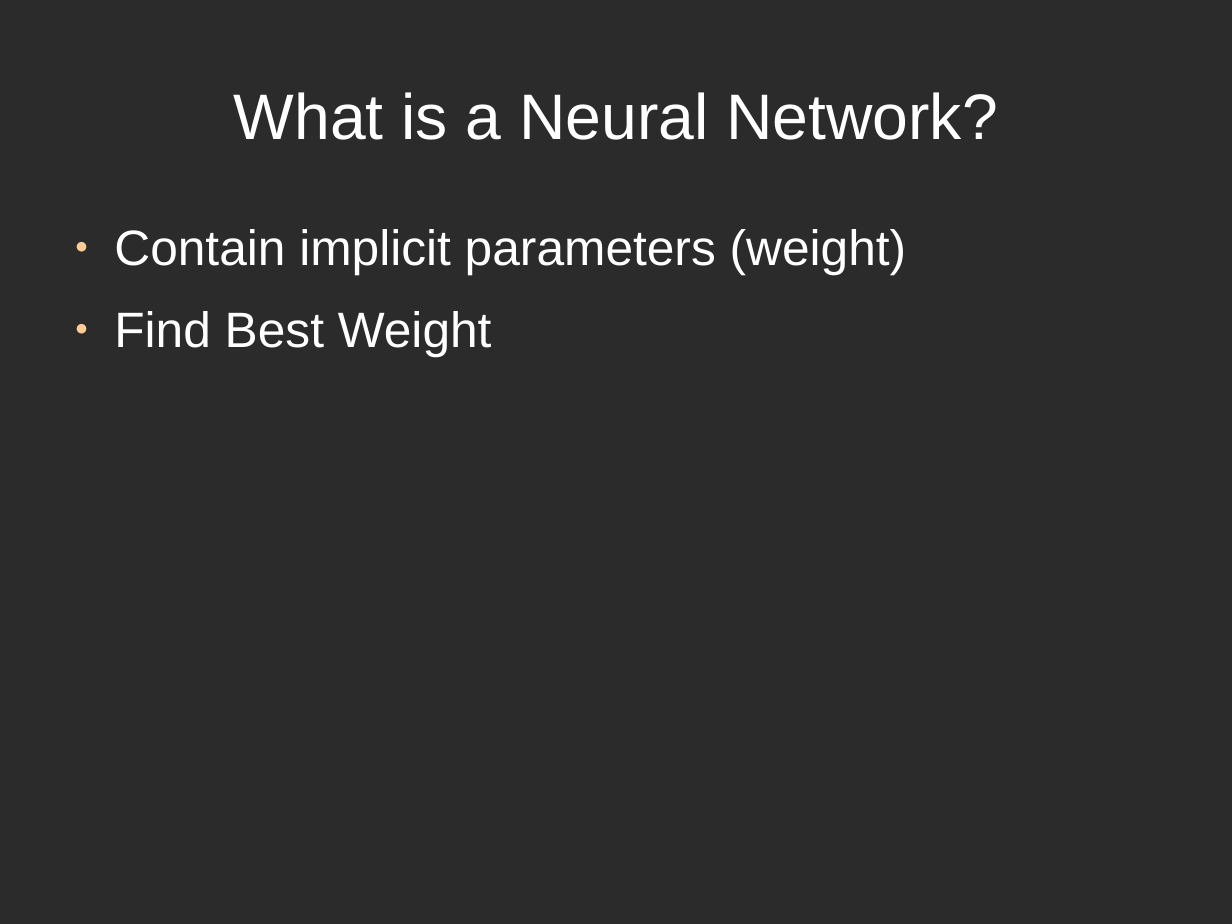
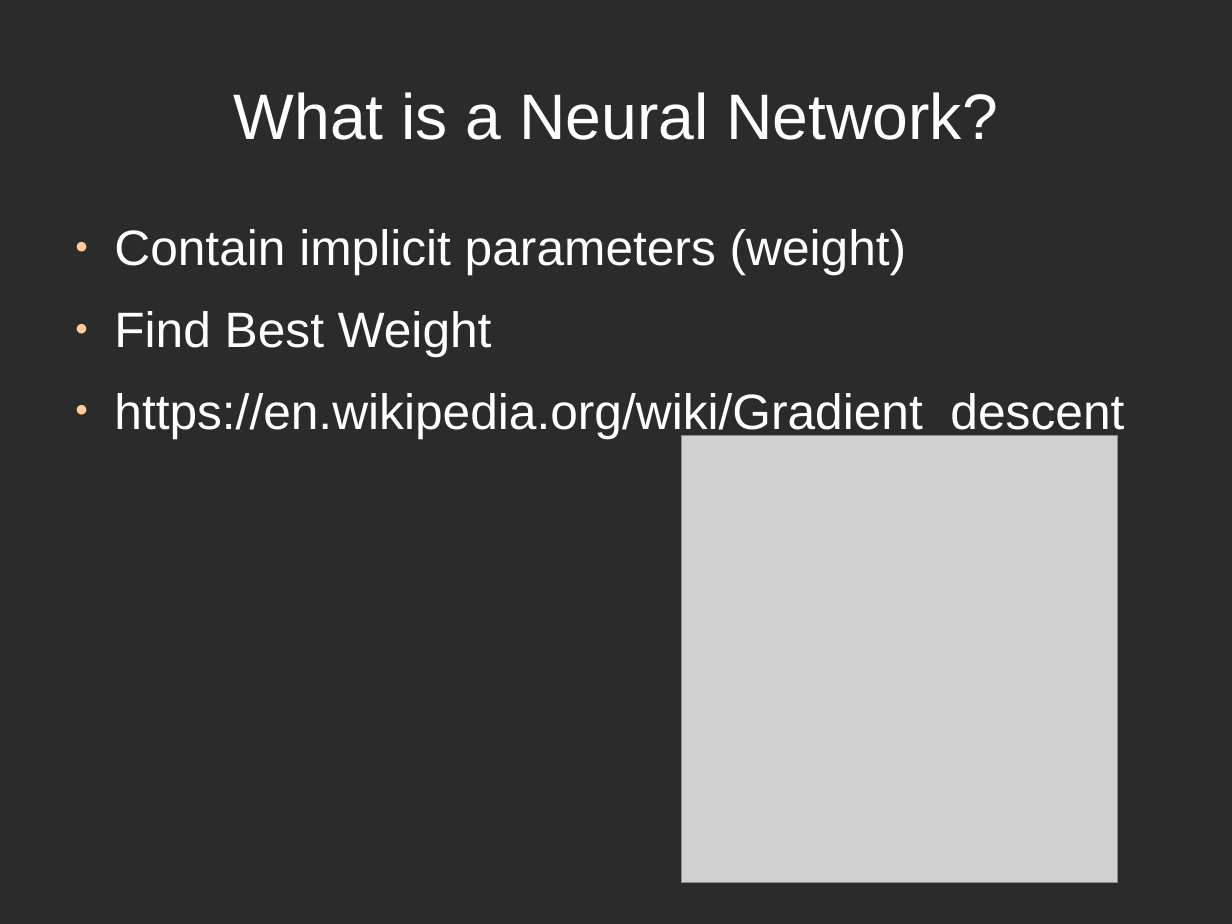
Before and after one commit to ThoughtWorksInc/DeepDarkFantasy, a slide deck: slide 3 of Talk.odp (slide 6 before the commit). Drawn at 1232x924 pixels with LibreOffice and Linux fonts; fonts in the diff are those of the drawing; grey boxes stand for pictures; background and template pictures are left out; a plain dark background stands for a picture behind light text. Boxes give left, top, right and bottom in pixels: in the first picture for what was removed or moved away, otherwise in the second. Text is boxed around its words. In the diff, an @@ line names an element or a change of style, - is before the commit and + after.

```diff
--- a/Talk.odp
+++ b/Talk.odp
@@ text at [114, 393, 1124, 438]: paragraph added @@
+● https://en.wikipedia.org/wiki/Gradient_descent
@@ picture added at [682, 436, 1118, 883] @@
```
Also in this commit, not shown: 10 other slides changed, 1 slide added, 1 slide removed.
